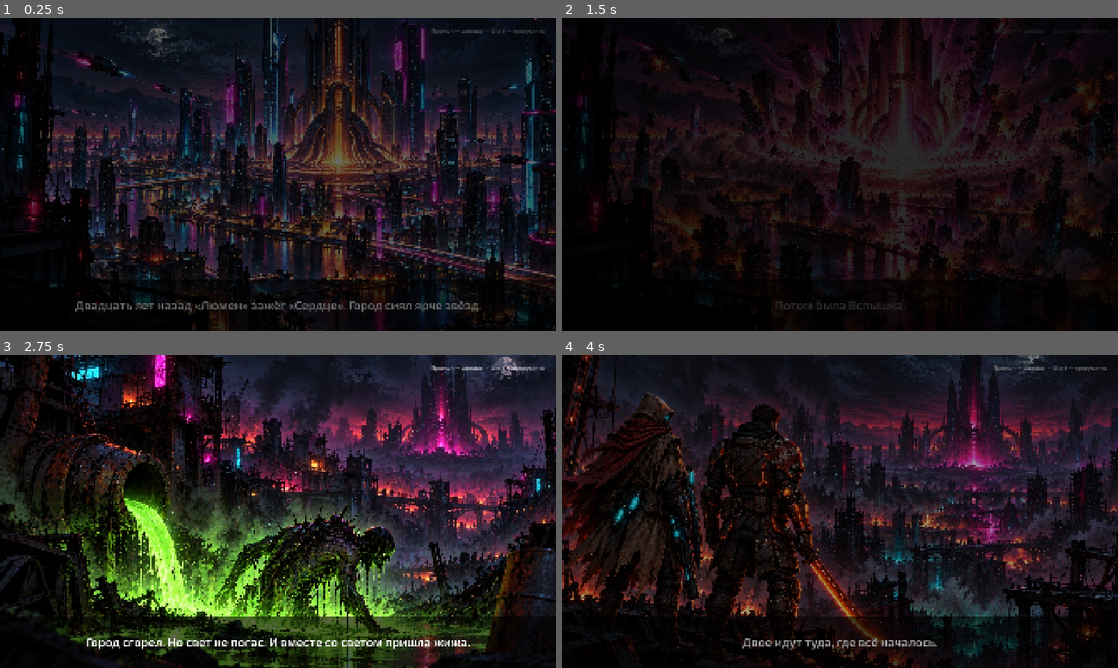
Above: before the commit, frames 1-4 (two rows, left to right).
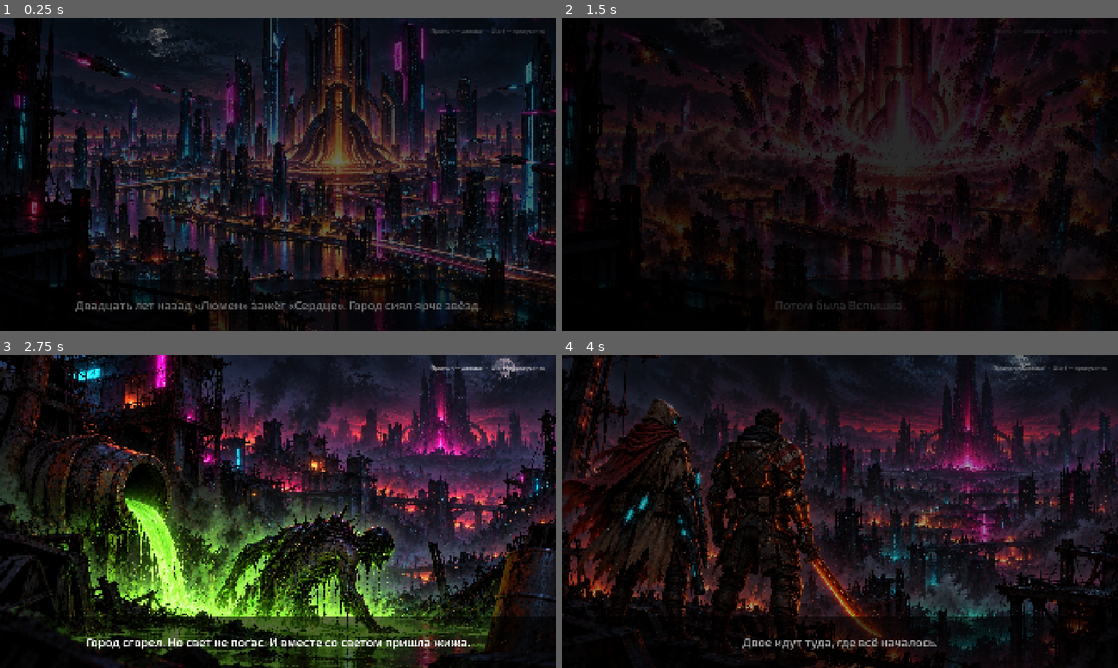
Above: after the commit, the same moments.

Repository: wrcabeludo-rgb/001
Game: Godot game, scene res://scenes/intro_comic.tscn
The game is run twice, just before and just after one commit, with the same random seed, the same clock (stepped at 60 frames per second) and the same inputs.
Inputs:
- Up to frame 1 (0.25 s): no input
- Up to frame 2 (1.5 s): hold D from 0.53 s (still down); tap K at 0.6 s; tap Space at 0.77 s; tap J at 1.35 s
- Up to frame 3 (2.75 s): tap Space at 1.52 s; release D at 2.03 s; hold A from 2.03 s (still down); tap L at 2.1 s
- Up to frame 4 (4 s): release A at 2.78 s; hold D from 2.78 s (still down); tap I at 2.85 s; tap Space at 3.02, 3.77 s; tap Keypad Enter at 3.6 s

The runs differ from the first frame. In frame 1, 2.0% of the frame differs, in the area x 0-100%, y 0-98%; in frame 2, 7.0%; in frame 3, 12%; in frame 4, 25%, in the area x 0-100%, y 0-100%.

Commit message:
Fix test room stairs and comic motion
- Test room: stairs rebuilt so no step overhangs another (the old step left
  only 60 px under the platform for a 96 px hero); shaft opening is 3 tiles
- Movement tests: check the room has no passages lower than the hero
- Intro comic: no slow zoom; only the explosion panel shakes

Co-Authored-By: Claude Opus 5.5 <noreply@anthropic.com>
Claude-Session: https://claude.ai/code/session_01DbbAxgCR2CT7iqKnVBrHPT

Diff:
--- a/coop-platformer/game/scripts/test_room.gd
+++ b/coop-platformer/game/scripts/test_room.gd
@@ -1,7 +1,8 @@
 extends Node2D
 ## Test room: grey-box geometry built from an ASCII map, players spawned
 ## as they join, a help overlay and the F1 movement tuning panel.
-## Left: a shaft for wall jumps. Right: a gap for double jump / dash.
+## Left: a shaft for wall jumps. Middle: stairs, each step 2 tiles higher and never
+## overhanging another. Right: a gap for double jump / dash.
 
 const TILE := 60
 const COLOR_WALL := Color(0.35, 0.37, 0.42)
@@ -22,10 +23,10 @@
 	"#...#..........................#",
 	"#...#...........###............#",
 	"#...#..........................#",
-	"#...#......####................#",
-	"#...#..........................#",
-	"#......####.........##.........#",
-	"#......####.1.2.....##.........#",
+	"#...#.......###................#",
+	"#..............................#",
+	"#.......###....................#",
+	"#.......###....1.2.............#",
 	"################################",
 ]
 
--- a/coop-platformer/game/scripts/ui/comic_player.gd
+++ b/coop-platformer/game/scripts/ui/comic_player.gd
@@ -1,14 +1,18 @@
 extends Control
-## Plays a comic: full-screen panels with a slow zoom, fades and a caption at the bottom.
+## Plays a comic: full-screen panels with fades and a caption at the bottom.
+## A panel can ask for a screen shake ("shake": true) — used for the explosion.
 ## Jump / attack on any device shows the next panel, Start skips the whole comic.
 
 signal finished
 
 const FADE_TIME := 0.6
 const HOLD_TIME := 5.0
-const ZOOM := 0.05
+const SHAKE_STRENGTH := 18.0
+const SHAKE_TIME := 1.6
+## Shaking panels are drawn slightly larger so the edges never show.
+const SHAKE_OVERSCAN := 1.04
 
-## Each entry: {"image": Texture2D, "caption": String}
+## Each entry: {"image": Texture2D, "caption": String, "shake": bool (optional)}
 var panels: Array = []
 ## Scene to open when the comic ends; empty means only emit `finished`.
 var next_scene := ""
@@ -93,8 +97,10 @@
 		alpha = (_time - FADE_TIME - HOLD_TIME) / FADE_TIME
 	_fade.color.a = alpha
 
-	_image.pivot_offset = _image.size / 2.0
-	_image.scale = Vector2.ONE * (1.0 + ZOOM * _time / total)
+	_image.position = Vector2.ZERO
+	if panels[_index].get("shake", false) and _time < SHAKE_TIME:
+		var strength := SHAKE_STRENGTH * pow(1.0 - _time / SHAKE_TIME, 2.0)
+		_image.position = Vector2(randf_range(-1, 1), randf_range(-1, 1)) * strength
 
 
 func _show_next() -> void:
@@ -104,6 +110,8 @@
 		_finish()
 		return
 	_image.texture = panels[_index]["image"]
+	_image.pivot_offset = _image.size / 2.0
+	_image.scale = Vector2.ONE * (SHAKE_OVERSCAN if panels[_index].get("shake", false) else 1.0)
 	_caption.text = panels[_index]["caption"]
 	_fade.color.a = 1.0
 
--- a/coop-platformer/game/scripts/ui/intro_comic.gd
+++ b/coop-platformer/game/scripts/ui/intro_comic.gd
@@ -11,6 +11,7 @@
 		{
 			"image": preload("res://assets/art/comics/intro_02.png"),
 			"caption": "Потом была Вспышка.",
+			"shake": true,
 		},
 		{
 			"image": preload("res://assets/art/comics/intro_03.png"),
--- a/coop-platformer/game/tests/movement_test.gd
+++ b/coop-platformer/game/tests/movement_test.gd
@@ -5,6 +5,7 @@
 ## exits with code 1 if any check fails.
 
 const ROOM := preload("res://scenes/test_room.tscn")
+const ROOM_SCRIPT := preload("res://scripts/test_room.gd")
 ## Floor top is y = 1020 in the test room; a hero standing on it has this centre.
 const FLOOR_Y := 1020.0 - Player.SIZE.y / 2
 ## Open space with no platforms above (columns 24..28 of the room).
@@ -35,6 +36,7 @@
 
 
 func _run_all() -> void:
+	_test_room_has_no_low_ceilings()
 	await _test_run()
 	await _test_jump_height()
 	await _test_jump_cut()
@@ -44,6 +46,26 @@
 	await _test_jump_buffer()
 	await _test_dash()
 	await _test_wall_slide_and_jump()
+
+
+## Every gap between a floor and an overhang must fit the hero with room to spare.
+func _test_room_has_no_low_ceilings() -> void:
+	var map: Array = ROOM_SCRIPT.MAP
+	var tile: float = ROOM_SCRIPT.TILE
+	var low := PackedStringArray()
+	for col in range(1, map[0].length() - 1):
+		var row := 1
+		while row < map.size() - 1:
+			if map[row][col] == "#":
+				row += 1
+				continue
+			var top := row
+			while row < map.size() - 1 and map[row][col] != "#":
+				row += 1
+			var gap := (row - top) * tile
+			if map[row][col] == "#" and map[top - 1][col] == "#" and gap < Player.SIZE.y + 30.0:
+				low.append("колонка %d, высота %d" % [col, int(gap)])
+	_check(low.is_empty(), "в комнате нет проходов ниже роста героя %s" % ", ".join(low))
 
 
 func _test_run() -> void:
Not shown, changed: coop-platformer/ART_GUIDE.md
